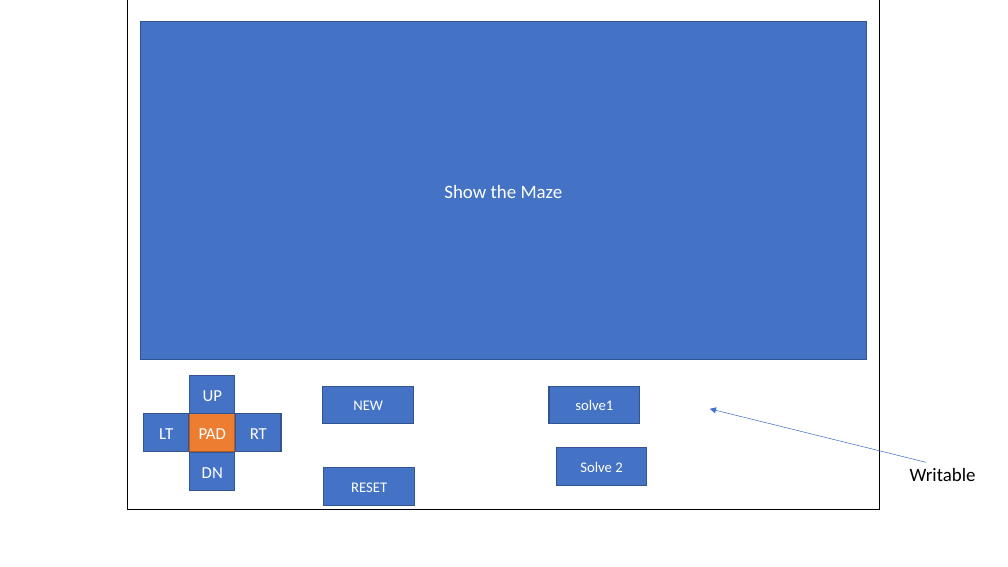
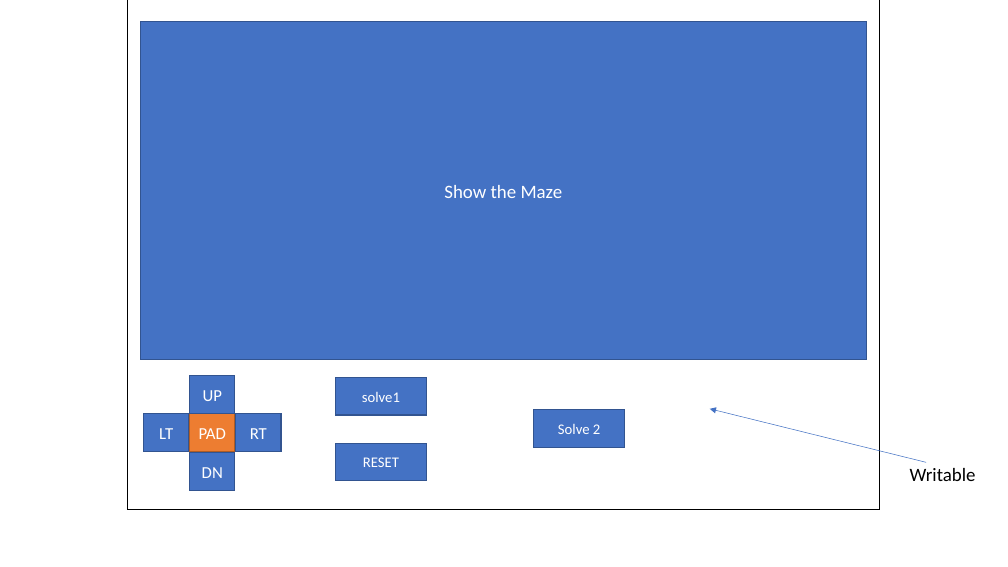
Before and after one commit to Mostafa-Hamidifard/midterm_project, a slide deck: slide 2 of previews/main view.pptx. Drawn at 1008x567 pixels with LibreOffice and Linux fonts; fonts in the diff are those of the drawing. Boxes give left, top, right and bottom in pixels: in the first picture for what was removed or moved away, otherwise in the second. Text is boxed around its words. In the diff, an @@ line names an element or a change of style, - is before the commit and + after.

```diff
--- a/previews/main view.pptx
+++ b/previews/main view.pptx
@@ rectangle removed at box(323, 386, 414, 424) @@
-NEW
@@ rectangle "solve1": place and size @@
-rectangle "solve1" at box(549, 386, 640, 424)
+rectangle "solve1" at box(336, 377, 426, 415)
@@ rectangle "Solve 2": place and size @@
-rectangle "Solve 2" at box(557, 448, 647, 485)
+rectangle "Solve 2" at box(534, 410, 625, 448)
@@ rectangle "RESET": place and size @@
-rectangle "RESET" at box(324, 468, 414, 506)
+rectangle "RESET" at box(336, 443, 426, 481)
```
Also in this commit, not shown: 14 other files.
